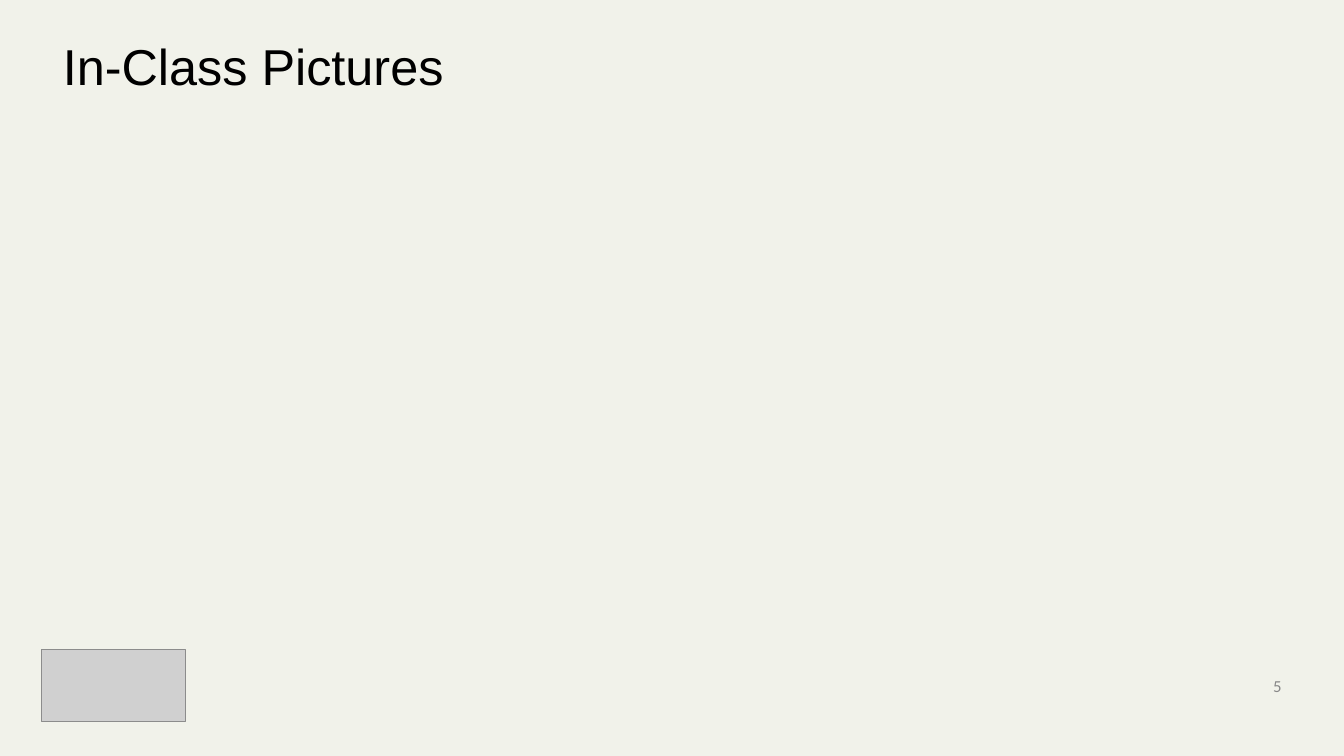
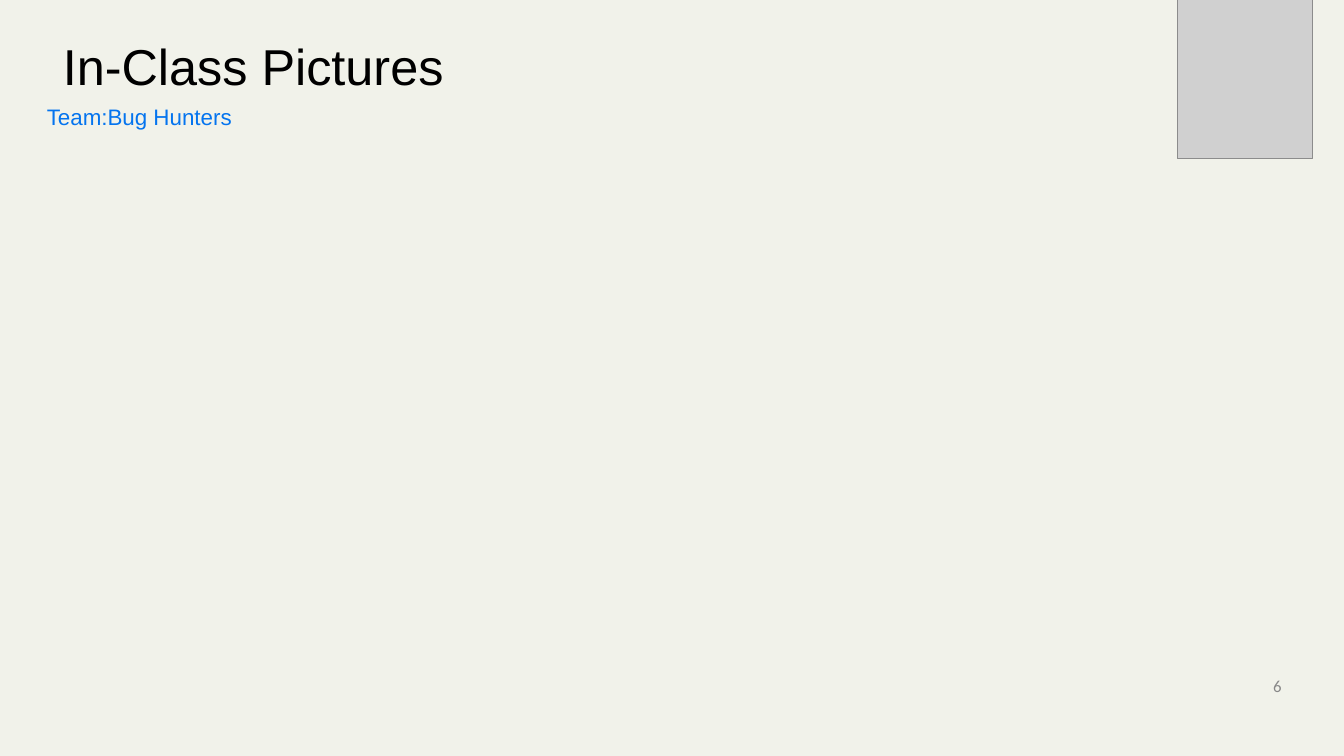
Before and after one commit to mickknutson/SITE_BOOTCAMP_QA, a slide deck: slide 6 of StudentWork/Nada/Project_01/SITE_PROJECT_TEMPLATE.pptx (slide 5 before the commit). Drawn at 1344x756 pixels with LibreOffice and Linux fonts; fonts in the diff are those of the drawing; grey boxes stand for pictures; background and template pictures are left out. Boxes give left, top, right and bottom in pixels: in the first picture for what was removed or moved away, otherwise in the second. Text is boxed around its words. In the diff, an @@ line names an element or a change of style, - is before the commit and + after.

```diff
--- a/StudentWork/Nada/Project_01/SITE_PROJECT_TEMPLATE.pptx
+++ b/StudentWork/Nada/Project_01/SITE_PROJECT_TEMPLATE.pptx
@@ picture added at <box>1178,0,1313,159</box> @@
@@ text added at <box>47,109,231,130</box>, 16 pt, text #0474EF @@
+Team:Bug Hunters
@@ picture removed at <box>42,649,186,722</box> @@
@@ rectangle removed at <box>19,665,155,742</box> @@
@@ page number at <box>1273,681,1281,692</box>: text changed @@
-5
+6
```
Also in this commit, not shown: 3 other slides changed, 3 slides added, 2 slides removed, 13 other files.
